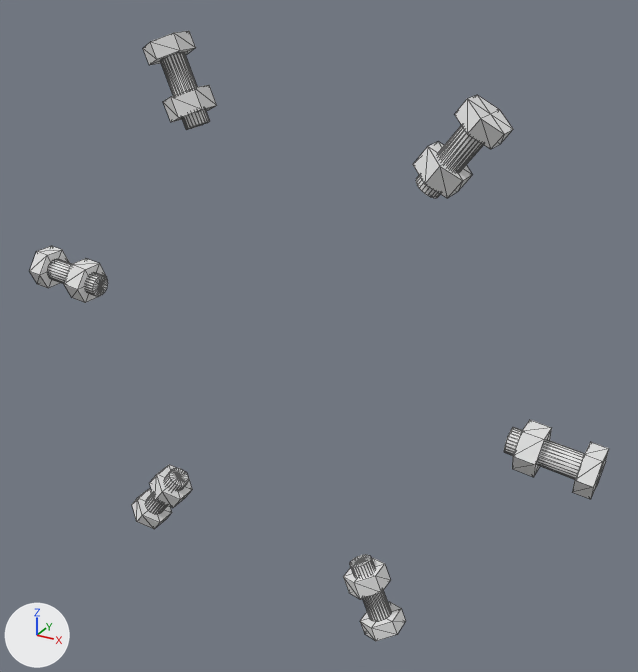
The glTF model viewer-full/bolts_bot.glb, before and after one commit.
Rendered twice from a 50 mm camera at (104.2, -147.2, 92.9) aimed at (6.8, 29.9, 4.3). The lights are fixed; the arrows at lower left show +X, +Y and +Z. The picture after the commit comes second. Mesh edges are drawn as thin lines. Where no turn or scale is listed for an object, it has been applied to the vertices. Vertices at exactly the same position are counted once.

Names of what the first picture shows: 'b0_52.4', 'b1_112.4', 'b2_172.4', 'b3_232.4', 'b4_292.4', 'b5_352.4'.
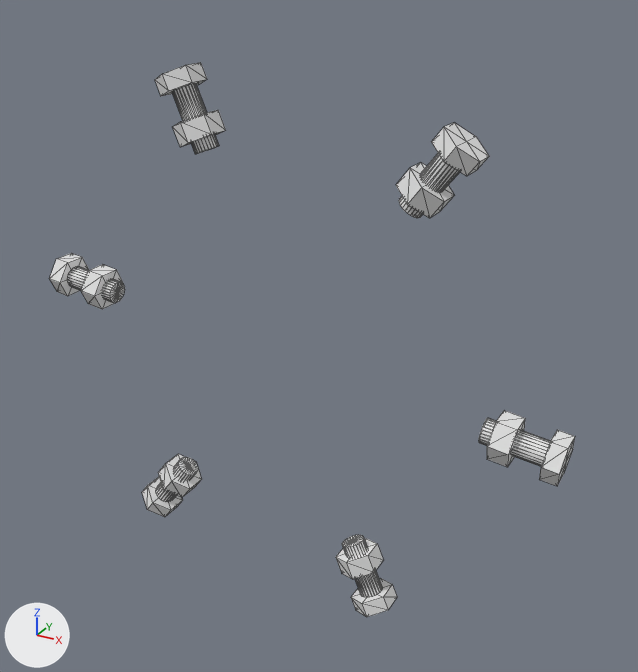
What changed in the scene script:
```text
Change me_b5:
    remove me_b5.from_pydata(...)  # 77 vertices, 144 faces; spans x 62.0..83.4, y 18.2..29.8, z -16.0..-3.7
    add me_b5.from_pydata(...)  # 77 vertices, 144 faces; spans x 52.1..72.1, y 18.2..29.8, z -14.5..-2.4
    me_b5 part 16: the loose piece of 14 vertices spanning x 64.6..70.8, y 18.2..29.8, z -14.3..-3.7 is moved by (-9.9, 0.0, 1.3)
    me_b5 part 17: all 38 vertices in x 78.1..83.4, y 18.2..29.8, z -16.0..-5.5 are moved by (-11.3, 0.0, 1.5)
    me_b5 part 18: all 25 vertices in x 62.0..62.8, y 21.0..27.0, z -11.3..-5.4 are moved by (-9.9, 0.0, 1.3)
Change me_b4:
    remove me_b4.from_pydata(...)  # 77 vertices, 144 faces; spans x 20.4..36.5, y 18.2..29.8, z -79.1..-57.1
    add me_b4.from_pydata(...)  # 77 vertices, 144 faces; spans x 16.6..32.1, y 18.2..29.8, z -68.6..-47.9
    me_b4 part 13: the loose piece of 14 vertices spanning x 20.4..31.6, y 18.2..29.8, z -67.4..-58.9 is moved by (-3.8, 0.0, 9.2)
    me_b4 part 14: all 38 vertices in x 25.7..36.5, y 18.2..29.8, z -79.1..-71.6 are moved by (-4.4, 0.0, 10.5)
    me_b4 part 15: all 25 vertices in x 21.2..26.8, y 21.0..27.0, z -59.4..-57.1 are moved by (-3.8, 0.0, 9.2)
Change me_b3:
    remove me_b3.from_pydata(...)  # 77 vertices, 144 faces; spans x -54.9..-36.1, y 18.2..29.8, z -69.2..-48.1
    add me_b3.from_pydata(...)  # 77 vertices, 144 faces; spans x -48.0..-29.9, y 18.2..29.8, z -60.2..-40.2
    me_b3 part 10: the loose piece of 14 vertices spanning x -47.2..-36.2, y 18.2..29.8, z -59.2..-49.1 is moved by (6.1, 0.0, 7.9)
    me_b3 part 11: all 25 vertices in x -40.8..-36.1, y 21.0..27.0, z -51.7..-48.1 are moved by (6.1, 0.0, 7.9)
    me_b3 part 12: all 38 vertices in x -54.9..-44.5, y 18.2..29.8, z -69.2..-59.9 are moved by (7.0, 0.0, 9.0)
Change me_b2:
    remove me_b2.from_pydata(...)  # 77 vertices, 144 faces; spans x -83.4..-62.0, y 18.2..29.8, z 3.7..16.0
    add me_b2.from_pydata(...)  # 77 vertices, 144 faces; spans x -72.1..-52.1, y 18.2..29.8, z 2.4..14.5
    me_b2 part 7: the loose piece of 14 vertices spanning x -70.8..-64.6, y 18.2..29.8, z 3.7..14.3 is moved by (9.9, 0.0, -1.3)
    me_b2 part 8: all 25 vertices in x -62.8..-62.0, y 21.0..27.0, z 5.4..11.3 are moved by (9.9, 0.0, -1.3)
    me_b2 part 9: all 38 vertices in x -83.4..-78.1, y 18.2..29.8, z 5.5..16.0 are moved by (11.3, 0.0, -1.5)
Change me_b1:
    remove me_b1.from_pydata(...)  # 77 vertices, 144 faces; spans x -36.5..-20.4, y 18.2..29.8, z 57.1..79.1
    add me_b1.from_pydata(...)  # 77 vertices, 144 faces; spans x -32.1..-16.6, y 18.2..29.8, z 47.9..68.6
    me_b1 part 4: the loose piece of 14 vertices spanning x -31.6..-20.4, y 18.2..29.8, z 58.9..67.4 is moved by (3.8, 0.0, -9.2)
    me_b1 part 5: all 25 vertices in x -26.8..-21.2, y 21.0..27.0, z 57.1..59.4 are moved by (3.8, 0.0, -9.2)
    me_b1 part 6: all 38 vertices in x -36.5..-25.7, y 18.2..29.8, z 71.6..79.1 are moved by (4.4, 0.0, -10.5)
Change me_b0:
    remove me_b0.from_pydata(...)  # 77 vertices, 144 faces; spans x 36.1..54.9, y 18.2..29.8, z 48.1..69.2
    add me_b0.from_pydata(...)  # 77 vertices, 144 faces; spans x 29.9..48.0, y 18.2..29.8, z 40.2..60.2
    me_b0 part 1: the loose piece of 14 vertices spanning x 36.2..47.2, y 18.2..29.8, z 49.1..59.2 is moved by (-6.1, 0.0, -7.9)
    me_b0 part 2: all 38 vertices in x 44.5..54.9, y 18.2..29.8, z 59.9..69.2 are moved by (-7.0, 0.0, -9.0)
    me_b0 part 3: all 25 vertices in x 36.1..40.8, y 21.0..27.0, z 48.1..51.7 are moved by (-6.1, 0.0, -7.9)
Change ob_b5_352_4:
    ob_b5_352_4.location: (-4.0, 0.0, 0.5) -> (0.0, 0.0, 0.0)
Change ob_b4_292_4:
    ob_b4_292_4.location: (-1.5, 0.0, 3.7) -> (0.0, 0.0, 0.0)
Change ob_b3_232_4:
    ob_b3_232_4.location: (2.5, 0.0, 3.2) -> (0.0, 0.0, 0.0)
Change ob_b2_172_4:
    ob_b2_172_4.location: (4.0, 0.0, -0.5) -> (0.0, 0.0, 0.0)
Change ob_b1_112_4:
    ob_b1_112_4.location: (1.5, 0.0, -3.7) -> (0.0, 0.0, 0.0)
Change ob_b0_52_4:
    ob_b0_52_4.location: (-2.5, 0.0, -3.2) -> (0.0, 0.0, 0.0)
```

Changed parts and their boxes (x1, y1, x2, y2) in the pictures (638 x 672 px; the box of a moved part takes in the faces that stretch with it):
'b0_52.4', reshaped, moved (7% narrower, 8% shorter): before (413, 95, 513, 198); after (396, 123, 489, 218)
'b5_352.4', reshaped, moved (8% narrower): before (504, 420, 609, 499); after (479, 411, 575, 486)
'b1_112.4', reshaped, moved (7% shorter): before (143, 31, 217, 130); after (155, 62, 226, 154)
'b4_292.4', reshaped, moved: before (343, 555, 406, 641); after (336, 535, 397, 617)
'b2_172.4', reshaped, moved: before (29, 246, 108, 303); after (49, 253, 125, 309)
'b3_232.4', reshaped, moved: before (132, 465, 192, 529); after (142, 454, 202, 517)
part 1 of me_b0, moved or reshaped: before (413, 142, 472, 198); after (396, 163, 454, 218)
part 2 of me_b0, moved or reshaped: before (455, 95, 513, 149); after (432, 123, 489, 176)
part 3 of me_b0, moved or reshaped: before (416, 125, 483, 198); after (399, 153, 460, 218)
part 4 of me_b1, moved or reshaped: before (163, 85, 217, 122); after (173, 110, 226, 147)
part 5 of me_b1, moved or reshaped: before (160, 52, 210, 130); after (172, 83, 219, 154)
part 6 of me_b1, moved or reshaped: before (143, 31, 195, 65); after (155, 62, 207, 96)
part 7 of me_b2, moved or reshaped: before (64, 259, 107, 303); after (81, 264, 123, 309)
part 8 of me_b2, moved or reshaped: before (47, 259, 108, 297); after (68, 266, 125, 303)
part 9 of me_b2, moved or reshaped: before (29, 246, 69, 288); after (49, 253, 89, 296)
part 10 of me_b3, moved or reshaped: before (150, 465, 192, 508); after (158, 454, 202, 498)
part 11 of me_b3, moved or reshaped: before (145, 468, 188, 514); after (156, 457, 198, 502)
part 12 of me_b3, moved or reshaped: before (132, 488, 172, 529); after (142, 476, 183, 517)
part 13 of me_b4, moved or reshaped: before (343, 558, 391, 599); after (336, 539, 383, 579)
part 14 of me_b4, moved or reshaped: before (360, 602, 406, 641); after (351, 578, 397, 617)
part 15 of me_b4, moved or reshaped: before (350, 555, 391, 622); after (342, 535, 382, 597)
part 16 of me_b5, moved or reshaped: before (512, 420, 551, 477); after (487, 411, 525, 467)
part 17 of me_b5, moved or reshaped: before (572, 442, 609, 499); after (539, 430, 575, 486)
part 18 of me_b5, moved or reshaped: before (504, 427, 584, 479); after (479, 418, 550, 466)
